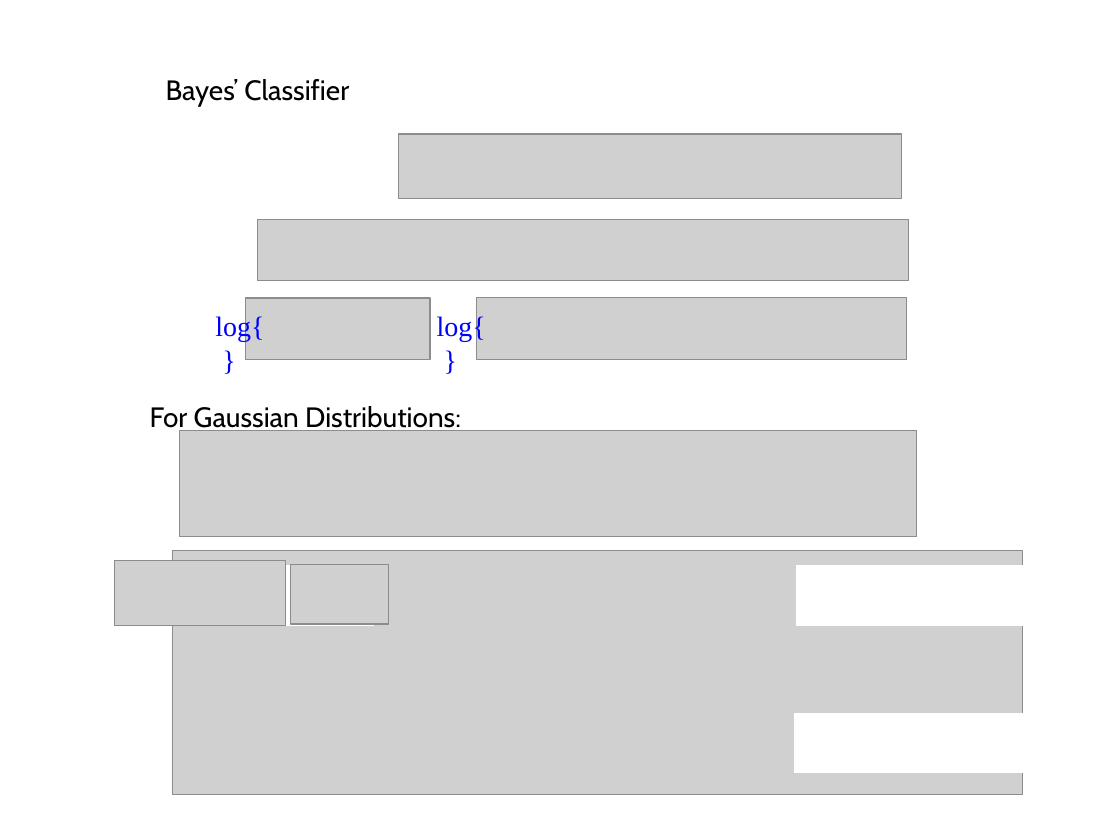
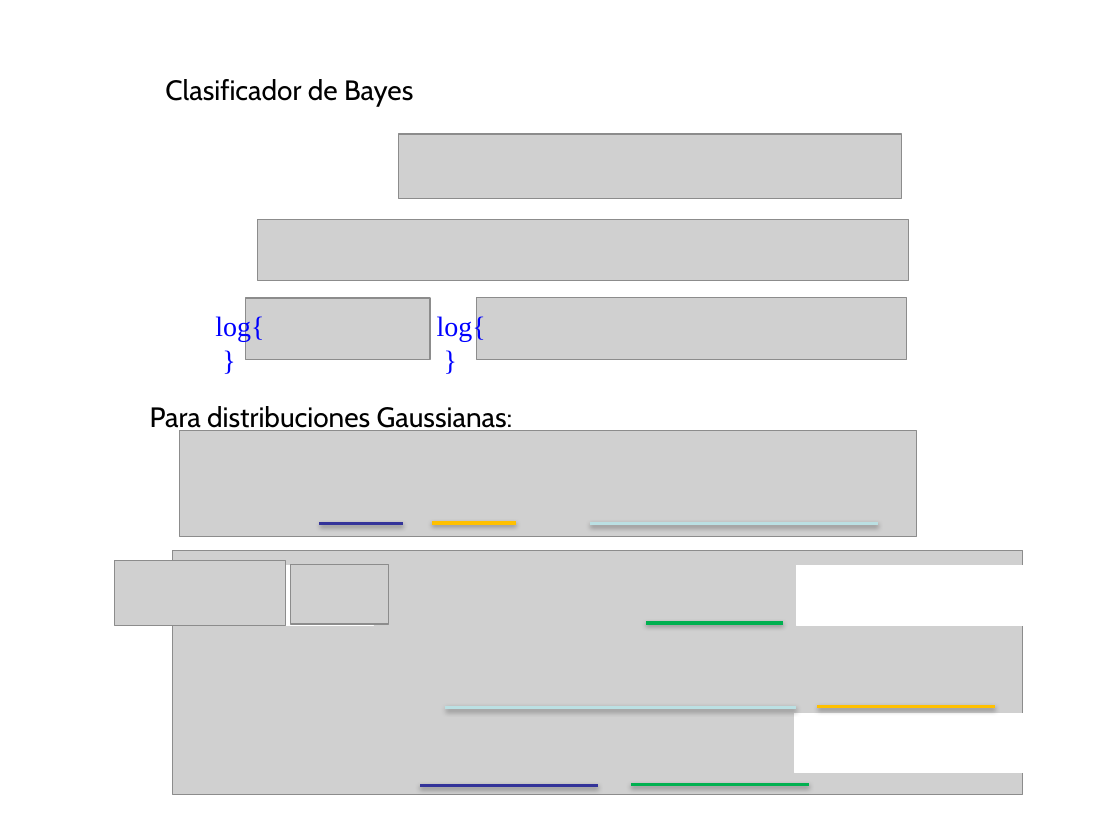
Before and after one commit to domingomery/patrones, a slide deck: slide 6 of clases/Cap04_Clasificacion/presentations/PAT04_LDA.pptx (slide 7 before the commit). Drawn at 1120x840 pixels with LibreOffice and Linux fonts; fonts in the diff are those of the drawing; grey boxes stand for pictures. Boxes give left, top, right and bottom in pixels: in the first picture for what was removed or moved away, otherwise in the second. Text is boxed around its words. In the diff, an @@ line names an element or a change of style, - is before the commit and + after.

```diff
--- a/clases/Cap04_Clasificacion/presentations/PAT04_LDA.pptx
+++ b/clases/Cap04_Clasificacion/presentations/PAT04_LDA.pptx
@@ text at bbox=[165, 79, 413, 107]: text changed @@
-Bayes’ Classifier
+Clasificador de Bayes
@@ text at bbox=[150, 406, 513, 433]: text changed @@
-For Gaussian Distributions:
+Para distribuciones Gaussianas:
@@ line added from (319, 523) to (403, 523), #333399 2 pt @@
@@ line added from (432, 523) to (516, 523), #FFC000 2 pt @@
@@ line added from (589, 524) to (878, 524), #BBE0E3 2 pt @@
@@ line added from (646, 623) to (783, 623), #00B050 2 pt @@
@@ line added from (446, 708) to (796, 708), #BBE0E3 2 pt @@
@@ line added from (818, 707) to (996, 707), #FFC000 2 pt @@
@@ line added from (420, 785) to (598, 785), #333399 2 pt @@
@@ line added from (631, 784) to (809, 784), #00B050 2 pt @@
```
Also in this commit, not shown: 6 other slides changed, 8 slides added, 4 slides removed, 11 other files.
